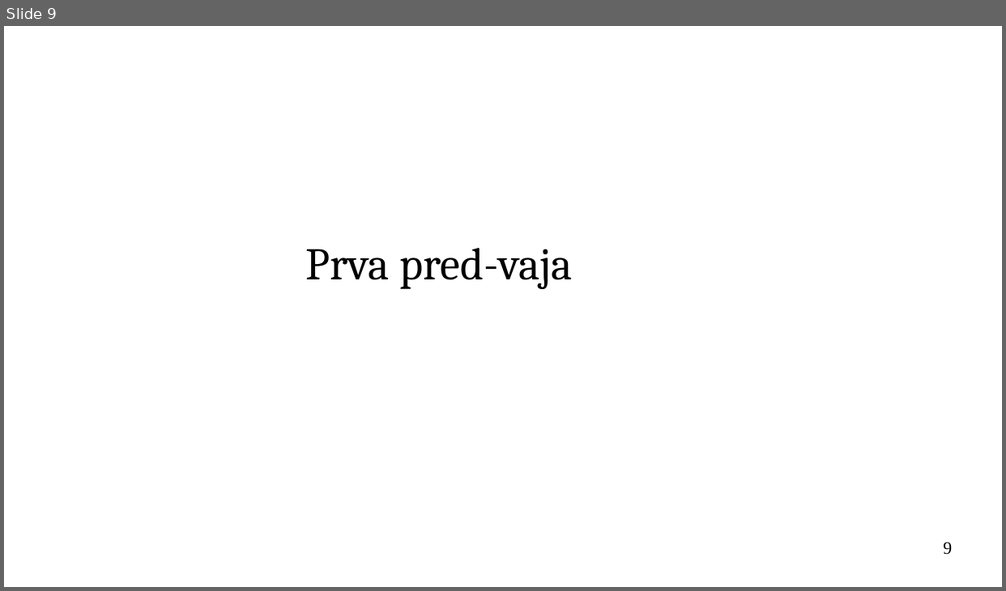
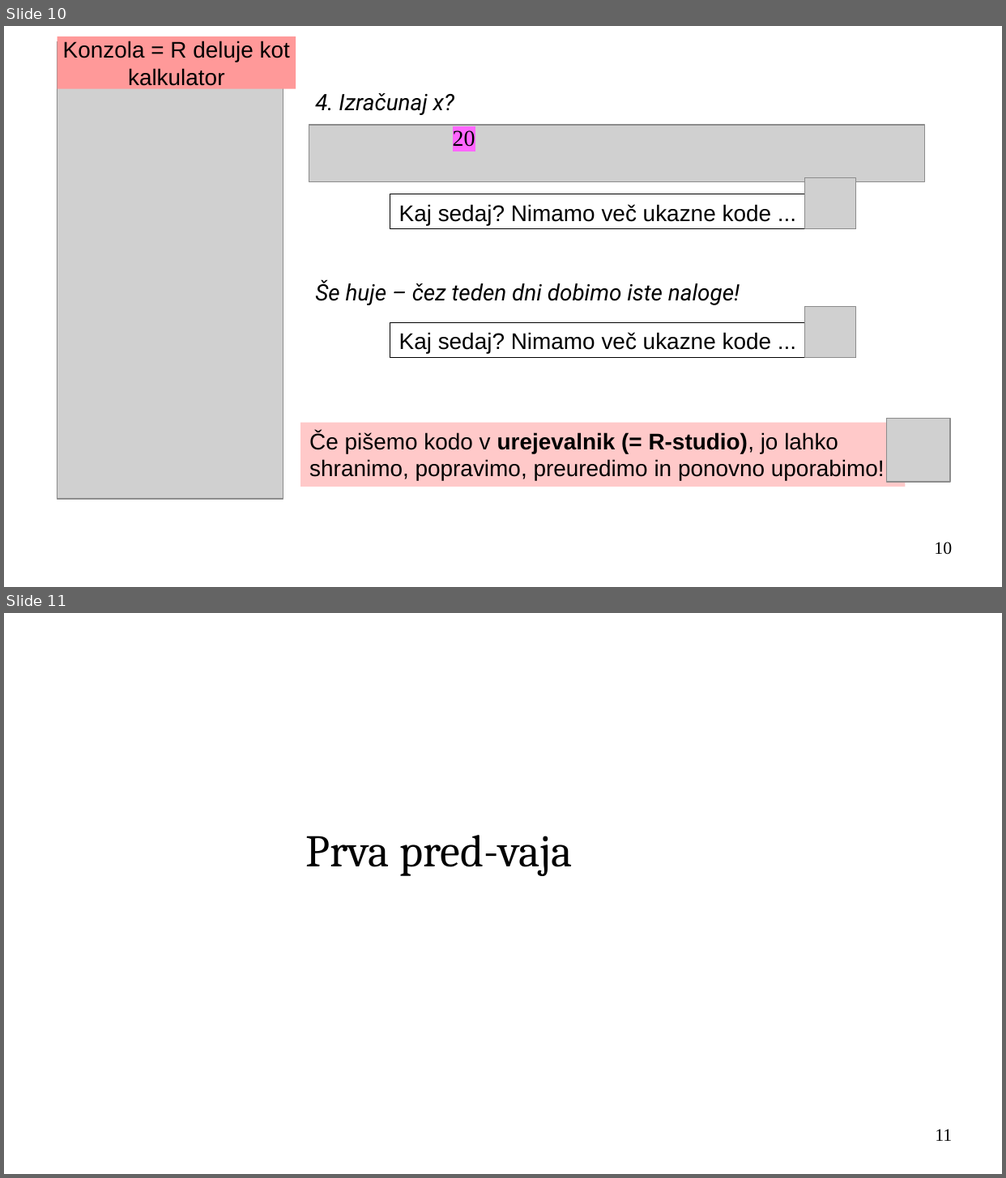
Before and after one commit to janaobsteter/R_tecaj, a slide deck: ModulA/IT_Rtecaj_ModulA.odp. Shown one above the other, each under a label of ours: slide 9 before the commit, slides 10 and 11 after it. The pictures are 1006x591 and 1006x1178 pixels, drawn with LibreOffice and Linux fonts; fonts in the diff are those of the drawing; grey boxes stand for pictures; background and template pictures are left out. Boxes give left, top, right and bottom in pixels: in the first picture for what was removed or moved away, otherwise in the second. Text is boxed around its words. In the diff, an @@ line names an element or a change of style, - is before the commit and + after.

```diff
--- a/ModulA/IT_Rtecaj_ModulA.odp
+++ b/ModulA/IT_Rtecaj_ModulA.odp
@@ slide 10 added at bbox=[4, 26, 1002, 587], background #FFFFFF @@
@@ picture added at bbox=[57, 42, 283, 500] @@
@@ rectangle added at bbox=[57, 37, 296, 89], fill #FF9999, 18 pt, text #000000 @@
+Konzola = R deluje kot
+kalkulator
@@ text added at bbox=[315, 93, 739, 305], 18 pt, text #000000, italic @@
+4. Izračunaj x?
+Še huje – čez teden dni dobimo iste naloge!
@@ picture added at bbox=[309, 125, 925, 182] @@
@@ rectangle added at bbox=[454, 126, 474, 148], fill #729FCF, outline #3465A4 0 pt, 18 pt, text #000000 @@
+20
@@ rectangle added at bbox=[390, 194, 856, 228], fill #FFFFFF at 52% opacity, outline #000000 0 pt, 18 pt, text #000000 @@
+Kaj sedaj? Nimamo več ukazne kode ...
@@ picture added at bbox=[805, 178, 856, 228] @@
@@ picture added at bbox=[805, 307, 856, 357] @@
@@ rectangle added at bbox=[390, 323, 856, 357], fill #FFFFFF at 52% opacity, outline #000000 0 pt, 18 pt, text #000000 @@
+Kaj sedaj? Nimamo več ukazne kode ...
@@ rectangle added at bbox=[301, 423, 906, 487], fill #FF9999 at 52% opacity, 18 pt, text #000000 @@
+Če pišemo kodo v urejevalnik (= R-studio), jo lahko shranimo, popravimo, preuredimo in ponovno uporabimo!
@@ picture added at bbox=[887, 418, 951, 482] @@
@@ page number added at bbox=[934, 542, 952, 555], 14 pt, text #000000 @@
+10
@@ what was slide 9 is now slide 11 @@
@@ page number at bbox=[935, 1129, 952, 1141]: text changed @@
-9
+11
```
Also in this commit, not shown: 6 slides changed, 2 other slides added, 3 other files.
